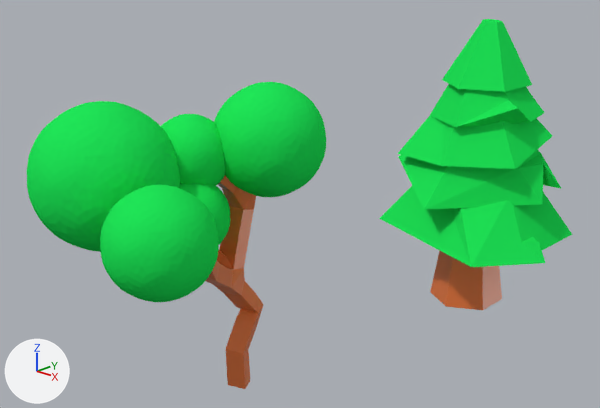
Renders of the Blender file Environmental Assets/tree.blend from each side of a commit.
Both versions are drawn from a 50 mm camera at (5.73, -5.98, 4.33) aimed at (0.12, -0.11, 1.62). Lighting does not change. The marker at lower left points along +X, +Y and +Z.
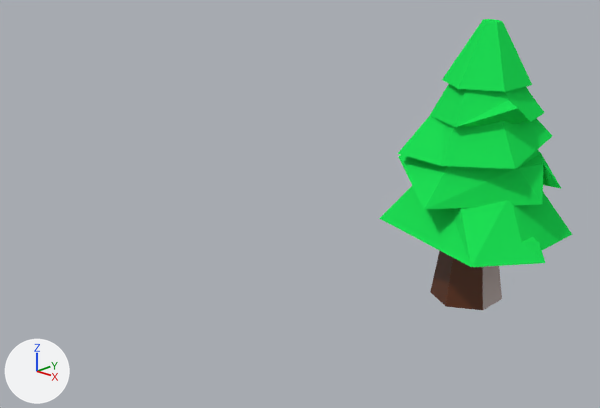
The newer file is also turned or shifted as a whole; pictures and numbers use the older file's frame.

Location of each change, [x1, y1, x2, y2] in pixels of the pictures (600 x 408 px):
'Icosphere.004', deleted: before [27, 101, 180, 252]
'Icosphere.003', deleted: before [100, 185, 219, 302]
'Icosphere', deleted: before [214, 82, 326, 197]
'Tree Base', deleted: before [206, 175, 263, 389]
'Icosphere.001', deleted: before [161, 114, 226, 185]
'Trunk', recoloured: [430, 251, 502, 310] in both
'Icosphere.002', deleted: before [180, 184, 230, 244]

What changed in the scene script:
```text
Change mat_trunk:
    mat_trunk.base_color: (0.8, 0.177, 0.0403) -> (0.111, 0.0283, 0.00764)  # orange #e77539 -> brown #5e2f15
Remove ob_icosphere:
    ob_icosphere = bpy.data.objects.new('Icosphere', me_icosphere)
    ob_icosphere.location = (0.412, -0.821, 2.478)
    ob_icosphere.scale = (0.565, 0.565, 0.565)
    _m = ob_icosphere.modifiers.new('Subdivision', 'SUBSURF')
    _m.levels = 0
Remove ob_icosphere_001:
    ob_icosphere_001 = bpy.data.objects.new('Icosphere.001', me_icosphere_001)
    ob_icosphere_001.location = (0.028, -1.433, 2.389)
    ob_icosphere_001.scale = (-0.391, -0.391, -0.391)
    _m = ob_icosphere_001.modifiers.new('Subdivision', 'SUBSURF')
    _m.levels = 0
Remove ob_icosphere_002:
    ob_icosphere_002 = bpy.data.objects.new('Icosphere.002', me_icosphere_002)
    ob_icosphere_002.location = (0.17, -1.576, 1.869)
    ob_icosphere_002.scale = (-0.386, -0.386, -0.386)
    _m = ob_icosphere_002.modifiers.new('Subdivision', 'SUBSURF')
    _m.levels = 0
Remove ob_icosphere_003:
    ob_icosphere_003 = bpy.data.objects.new('Icosphere.003', me_icosphere_003)
    ob_icosphere_003.location = (0.806, -2.387, 2.008)
    ob_icosphere_003.scale = (0.488, 0.488, 0.488)
    _m = ob_icosphere_003.modifiers.new('Subdivision', 'SUBSURF')
    _m.levels = 0
Remove ob_icosphere_004:
    ob_icosphere_004 = bpy.data.objects.new('Icosphere.004', me_icosphere_004)
    ob_icosphere_004.location = (-0.228, -2.171, 2.285)
    ob_icosphere_004.scale = (-0.695, -0.695, -0.695)
    _m = ob_icosphere_004.modifiers.new('Subdivision', 'SUBSURF')
    _m.levels = 0
Remove ob_tree_base:
    ob_tree_base = bpy.data.objects.new('Tree Base', me_cube)
    ob_tree_base.location = (0.514, -2.08, 0.897)
    ob_tree_base.scale = (0.411, 0.314, 0.301)
    _m = ob_tree_base.modifiers.new('Skin', 'SKIN')
```
